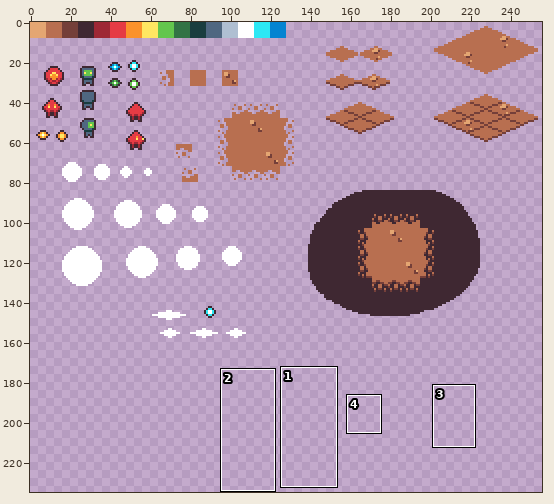
One commit to this pixel-art file: assets/aseprite/sketch.ase. The first picture is a wide view before the edit; the outline marks the close-up.
Close-up. As it was:
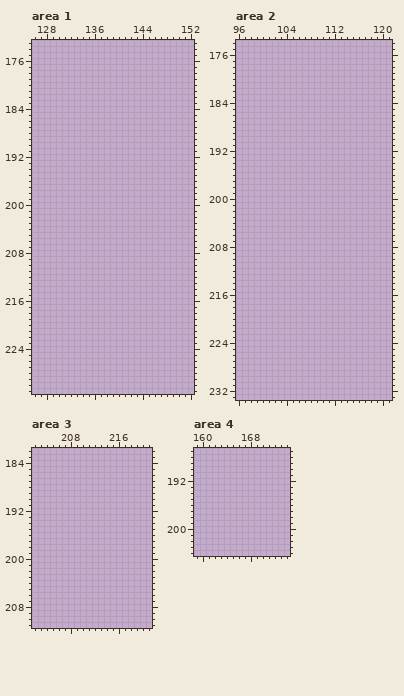
256x256 pixels, 1 frame. Shown: area 1: x 126..152, y 173..231; area 2: x 96..121, y 174..233; area 3: x 202..221, y 182..211; area 4: x 159..174, y 187..204. The wide view leaves out empty margins. The commit also changed other parts of the picture, which this record leaves out.
Palette (. is transparent): 
And afterwards:
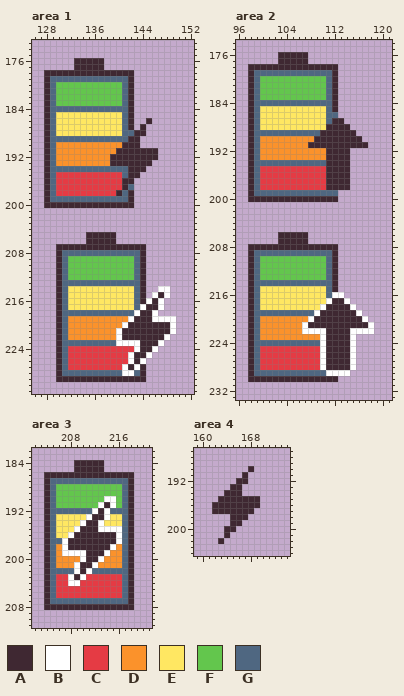
Colours new in this view: A #3f2832  B #ffffff  C #e53b44  D #fb922b  E #ffe762  F #63c64d  G #4f6781
Edits made:
Changed rows in their new state; - is an unchanged pixel.
Area 1:
first column x 128:
176 -----AAAAA---------
177 -----AAAAA---------
178 AAAAAAAAAAAAAAA----
179 AGGGGGGGGGGGGGA----
180 AGFFFFFFFFFFFGA----
181 AGFFFFFFFFFFFGA----
182 AGFFFFFFFFFFFGA----
183 AGFFFFFFFFFFFGA----
184 AGGGGGGGGGGGGGA----
185 AGEEEEEEEEEEEGA----
186 AGEEEEEEEEEEEGA--A-
187 AGEEEEEEEEEEEGA-A--
188 AGEEEEEEEEEEEGGAA--
189 AGGGGGGGGGGGGGAA---
190 AGDDDDDDDDDDDAAA---
191 AGDDDDDDDDDDAAAAAAA
192 AGDDDDDDDDDAAAAAAAA
193 AGDDDDDDDDDAAAAAAA-
194 AGGGGGGGGGGGGGAAA--
195 AGCCCCCCCCCCCGAA---
196 AGCCCCCCCCCCCAA----
197 AGCCCCCCCCCCCAG----
198 AGCCCCCCCCCCAGA----
199 AGGGGGGGGGGGGGA----
200 AAAAAAAAAAAAAAA----
first column x 130:
205 -----AAAAA----------
206 -----AAAAA----------
207 AAAAAAAAAAAAAAA-----
208 AGGGGGGGGGGGGGA-----
209 AGFFFFFFFFFFFGA-----
210 AGFFFFFFFFFFFGA-----
211 AGFFFFFFFFFFFGA-----
212 AGFFFFFFFFFFFGA-----
213 AGGGGGGGGGGGGGA-----
214 AGEEEEEEEEEEEGA--BB-
215 AGEEEEEEEEEEEGA-BAB-
216 AGEEEEEEEEEEEGABAB--
217 AGEEEEEEEEEEEGBAAB--
218 AGGGGGGGGGGGGBAAB---
219 AGDDDDDDDDDDBAAABBBB
220 AGDDDDDDDDDBAAAAAAAB
221 AGDDDDDDDDBAAAAAAAAB
222 AGDDDDDDDDBAAAAAAAB-
223 AGGGGGGGGGBBBBAAAB--
224 AGCCCCCCCCCCCBAAB---
225 AGCCCCCCCCCCBAAB----
226 AGCCCCCCCCCCBAB-----
227 AGCCCCCCCCCBABA-----
228 AGGGGGGGGGGBBGA-----
229 AAAAAAAAAAAAAAA-----
Area 2:
first column x 98:
176 -----AAAAA----------
177 -----AAAAA----------
178 AAAAAAAAAAAAAAA-----
179 AGGGGGGGGGGGGGA-----
180 AGFFFFFFFFFFFGA-----
181 AGFFFFFFFFFFFGA-----
182 AGFFFFFFFFFFFGA-----
183 AGFFFFFFFFFFFGA-----
184 AGGGGGGGGGGGGGA-----
185 AGEEEEEEEEEEEGA-----
186 AGEEEEEEEEEEEGG-----
187 AGEEEEEEEEEEEGAA----
188 AGEEEEEEEEEEEAAAA---
189 AGGGGGGGGGGGAAAAAA--
190 AGDDDDDDDDDAAAAAAAA-
191 AGDDDDDDDDAAAAAAAAAA
192 AGDDDDDDDDDDDAAAA---
193 AGDDDDDDDDDDDAAAA---
194 AGGGGGGGGGGGGAAAA---
195 AGCCCCCCCCCCCAAAA---
196 AGCCCCCCCCCCCAAAA---
197 AGCCCCCCCCCCCAAAA---
198 AGCCCCCCCCCCCAAAA---
199 AGGGGGGGGGGGGGG-----
200 AAAAAAAAAAAAAAA-----
first column x 98:
206 -----AAAAA-----------
207 -----AAAAA-----------
208 AAAAAAAAAAAAAAA------
209 AGGGGGGGGGGGGGA------
210 AGFFFFFFFFFFFGA------
211 AGFFFFFFFFFFFGA------
212 AGFFFFFFFFFFFGA------
213 AGFFFFFFFFFFFGA------
214 AGGGGGGGGGGGGGA------
215 AGEEEEEEEEEEEGA------
216 AGEEEEEEEEEEEGBB-----
217 AGEEEEEEEEEEEBAAB----
218 AGEEEEEEEEEEBAAAAB---
219 AGGGGGGGGGGBAAAAAAB--
220 AGDDDDDDDDBAAAAAAAAB-
221 AGDDDDDDDBAAAAAAAAAAB
222 AGDDDDDDDBBBBAAAABBBB
223 AGDDDDDDDDDDBAAAAB---
224 AGGGGGGGGGGGBAAAAB---
225 AGCCCCCCCCCCBAAAAB---
226 AGCCCCCCCCCCBAAAAB---
227 AGCCCCCCCCCCBAAAAB---
228 AGCCCCCCCCCCBAAAAB---
229 AGGGGGGGGGGGGBBBB----
230 AAAAAAAAAAAAAAA------
Area 3:
first column x 204:
184 -----AAAAA-----
185 -----AAAAA-----
186 AAAAAAAAAAAAAAA
187 AGGGGGGGGGGGGGA
188 AGFFFFFFFFFFFGA
189 AGFFFFFFFFFFFGA
190 AGFFFFFFFFBBFGA
191 AGFFFFFFFBABFGA
192 AGGGGGGGBABGGGA
193 AGEEEEEBAABEEGA
194 AGEEEEBAABEEEGA
195 AGEEEBAAABBBBGA
196 AGEEBAAAAAAABGA
197 AGGBAAAAAAAABGA
198 AGDBAAAAAAABDGA
199 AGDBBBBAAABDDGA
200 AGDDDDBAABDDDGA
201 AGDDDBAABDDDDGA
202 AGGGGBABGGGGGGA
203 AGCCBABCCCCCCGA
204 AGCCBBCCCCCCCGA
205 AGCCCCCCCCCCCGA
206 AGCCCCCCCCCCCGA
207 AGGGGGGGGGGGGGA
208 AAAAAAAAAAAAAAA
Area 4:
first column x 162:
190 ------A-
191 -----A--
192 ----AA--
193 ---AA---
194 --AAA---
195 -AAAAAAA
196 AAAAAAAA
197 AAAAAAA-
198 ---AAA--
199 ---AA---
200 --AA----
201 --A-----
202 -A------
Where, in picture pixels (left, top, right, bottom), the same in both close-ups:
added: (44, 58, 176, 382)
added: (248, 52, 368, 202)
added: (248, 232, 374, 382)
added: (44, 460, 134, 610)
added: (212, 466, 260, 544)
